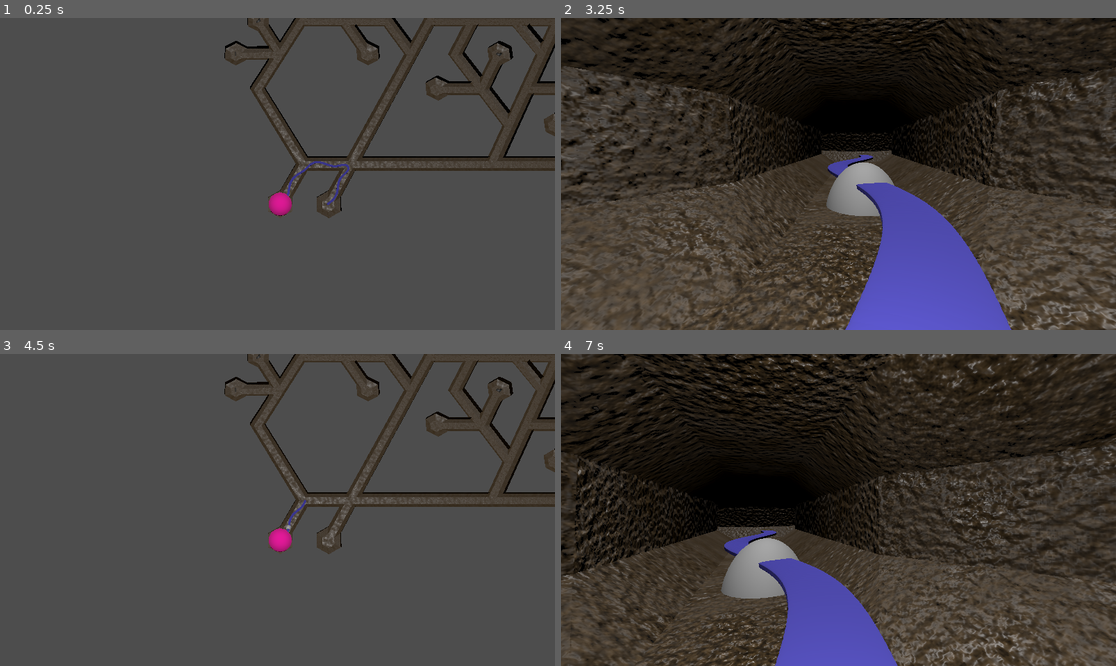
Above: before the commit, frames 1-4 (two rows, left to right).
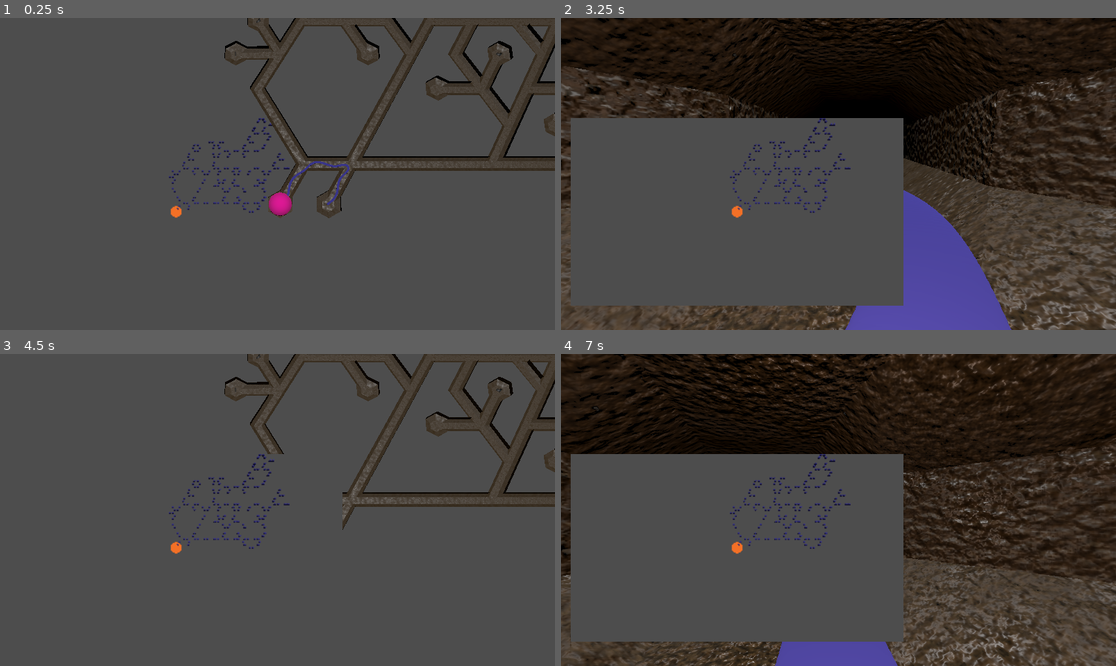
Above: after the commit, the same moments.

Repository: SamppuS/Rabbits_Requiem
Game: Godot game, scene res://tunnels.tscn
Two runs of this game, one before a commit and one after it. Both use one fixed random seed, a clock stepped at 60 frames per second and the inputs below. Sound files missing from this copy of the repository are replaced by a short silence.
Inputs (mouse positions are in pixels of both pictures, inside the frame that each line leads up to):
- Up to frame 1 (0.25 s): no input
- Up to frame 2 (3.25 s): tap Enter at 0.5, 2 s; move the mouse to (960, 158) at 0.52 s; tap A (a) at 0.6 s; click (960, 158) at 0.67 s; tap D (d) at 0.8, 1.35 s; tap Space at 1.25, 2.75 s; move the mouse to (727, 189) at 1.27 s; click (727, 189) at 1.42 s; tap E (e) at 1.55, 2.1 s; move the mouse to (894, 105) at 2.02 s; click (894, 105) at 2.17 s; tap W (w) at 2.3, 2.85 s; move the mouse to (810, 236) at 2.77 s; click (810, 236) at 2.92 s; tap X (x) at 3.05 s
- Up to frame 3 (4.5 s): tap Enter at 3.5 s; move the mouse to (444, 556) at 3.52 s; tap X (x) at 3.6 s; click (444, 556) at 3.67 s; tap A (a) at 3.8, 4.35 s; tap Space at 4.25 s; move the mouse to (111, 463) at 4.27 s; click (111, 463) at 4.42 s
- Up to frame 4 (7 s): tap D (d) at 4.55, 5.1 s; move the mouse to (866, 510) at 5.02 s; click (866, 510) at 5.17 s; tap E (e) at 5.3, 5.85 s; move the mouse to (755, 432) at 5.77 s; click (755, 432) at 5.92 s; tap W (w) at 6.05, 6.6 s; move the mouse to (960, 494) at 6.52 s; click (960, 494) at 6.67 s; tap X (x) at 6.8 s

The runs differ from the first frame. In frame 1, 0.5% of the frame differs, in the area x 30-53%, y 32-65%; in frame 2, 30%; in frame 3, 1.6%; in frame 4, 34%, in the area x 1-100%, y 0-100%.
Error before the commit: Invalid access of index '2' on a base object of type: 'Array'. (res://assets/snake/snake.gd:46)
Error after the commit: Invalid access of index '2' on a base object of type: 'Array'. (res://assets/snake/snake.gd:40)

Commit message:
Improvements to code and lighting

Diff:
--- a/rabbits_requiem/assets/snake/snake.gd
+++ b/rabbits_requiem/assets/snake/snake.gd
@@ -19,28 +19,22 @@
 var bump
 # Called when the node enters the scene tree for the first time.
 func _ready() -> void:
-	bump = thingy.instantiate()
+	bump = thingy.instantiate() # oonpas mä hyvä nimee variableita :)
 	bump.scale = Vector3(8, .02, 8)
 	add_child(bump)
-	#path_blobs.append(hahaa)
 
 
 # Called every frame. 'delta' is the elapsed time since the previous frame.
 func _process(delta: float) -> void:
-	#if position.distance_to(goals[2]) < 0.1:
-		#remove_first()
 	if !goals[0].is_empty() and goals != old_goals:
-		#print("we got path at")
-		#for i in goals[1]: print(i)
 		snake_path = generate_path()
-		#print("wowie, we can slither up to ", len(snake_path))
+		print("wowie, we can slither up to ", len(snake_path))
 		for a in snake_path:
 			var hahaa = thingy.instantiate()
 			hahaa.scale = Vector3(.4, .05, .4)
 			hahaa.position = a + Vector3.UP * .1
 			add_child(hahaa)
 			path_blobs.append(hahaa)
-		#print("whoaaa we making new")
 
 	if !goals[0].is_empty():
 		if head.position.distance_to(goals[0][next[2]]) < 0.3:
@@ -50,11 +44,6 @@
 			print("reached next ", current[2])
 
 	old_goals = goals.duplicate()
-
-	#if next[2] == 5:
-		#clear_path()
-		#print("DESTRUCTION ", goals[0])
-
 
 	bump.position = next[0]
 
@@ -101,8 +90,6 @@
 	# smooth curve
 	discrete_path = moving_average(discrete_path, 50)
 
-	#print("discreted ", discrete_path[0], discrete_path[-1])
-
 	# add slithering
 	for point_index in range(1, len(discrete_path)):
 		var base_point = discrete_path[point_index]
@@ -135,10 +122,6 @@
 
 		new_array.append(vectorsum / (max_n * 2 + 1 ))
 
-		#if (vectorsum / (window * 2 + 1)).length() < 5:
-			#print("wtf alert at ", i, " ", arr[i], " ", (vectorsum / (window * 2 + 1)))
-
-		#print(mid_point, " turned into ", vectorsum / (window * 2 + 1), " with ", (window * 2 + 1))
 	return new_array
 
 func clear_path():
@@ -149,7 +132,6 @@
 
 	current[2] = 0
 	next[2] = len(goals[0])
-	#next = [goals[0][next[2]], goals[1][next[2]], next[2]]
 
 	for i in path_blobs:
 		i.queue_free()
@@ -165,6 +147,3 @@
 			best[1] = dist
 			best[0] = i
 	return int(best[0] * speed)
-
-	#path_index = path_index % int(len(snake_path) / speed)
-	#head.position = snake_path[path_index * speed]
--- a/rabbits_requiem/tunnels.gd
+++ b/rabbits_requiem/tunnels.gd
@@ -135,7 +135,6 @@
 	if Input.is_action_just_pressed("e"): # snake new target
 		snake.clear_path()
 		var path = a_star(snake.next[1], babi_holder[1][randi() % babi_count])
-		#snake.clear_path()
 		for i in path:
 			snake.add_destination(pos_from_tile(i), i)
 
--- a/rabbits_requiem/tunnels.tscn
+++ b/rabbits_requiem/tunnels.tscn
@@ -22,6 +22,10 @@
 [sub_resource type="Environment" id="Environment_yoqi5"]
 background_mode = 3
 sky = SubResource("Sky_1cfuc")
+fog_light_color = Color(0.498039, 0.807843, 0.458824, 1)
+fog_density = 0.02
+fog_height = 0.15
+fog_height_density = 0.2
 volumetric_fog_density = 1.0
 
 [node name="tunnels" type="Node3D" node_paths=PackedStringArray("player")]
@@ -46,6 +50,7 @@
 fov = 70.0
 
 [node name="OmniLight3D" type="OmniLight3D" parent="Spelare"]
+light_color = Color(0.888897, 0.765198, 0.680788, 1)
 light_energy = 0.3
 omni_range = 1.2
 
@@ -70,7 +75,6 @@
 scale = Vector2(2, 2)
 
 [node name="SubViewportContainer" type="SubViewportContainer" parent="Control"]
-visible = false
 layout_mode = 0
 offset_right = 780.0
 offset_bottom = 646.0
@@ -80,7 +84,7 @@
 own_world_3d = true
 handle_input_locally = false
 size = Vector2i(780, 646)
-render_target_update_mode = 0
+render_target_update_mode = 4
 
 [node name="Minimap" parent="Control/SubViewportContainer/SubViewport" instance=ExtResource("2_ah540")]
 
